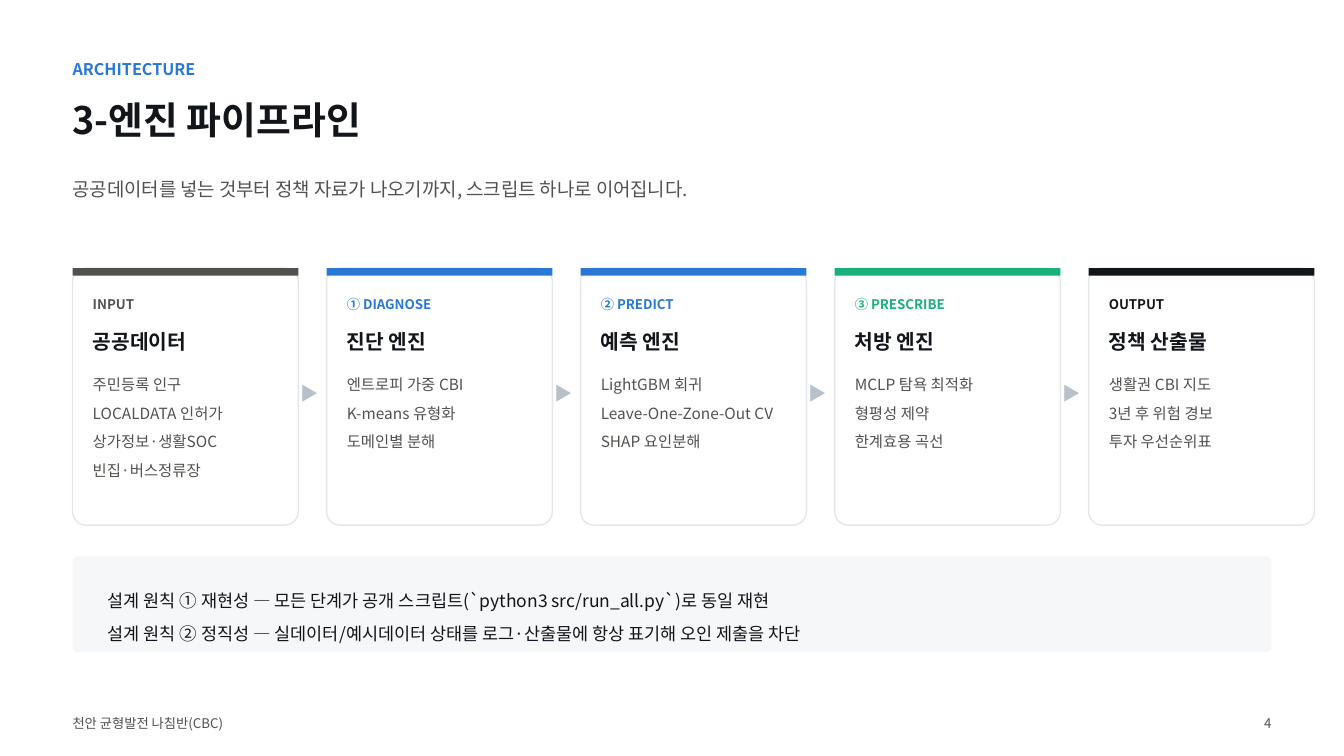
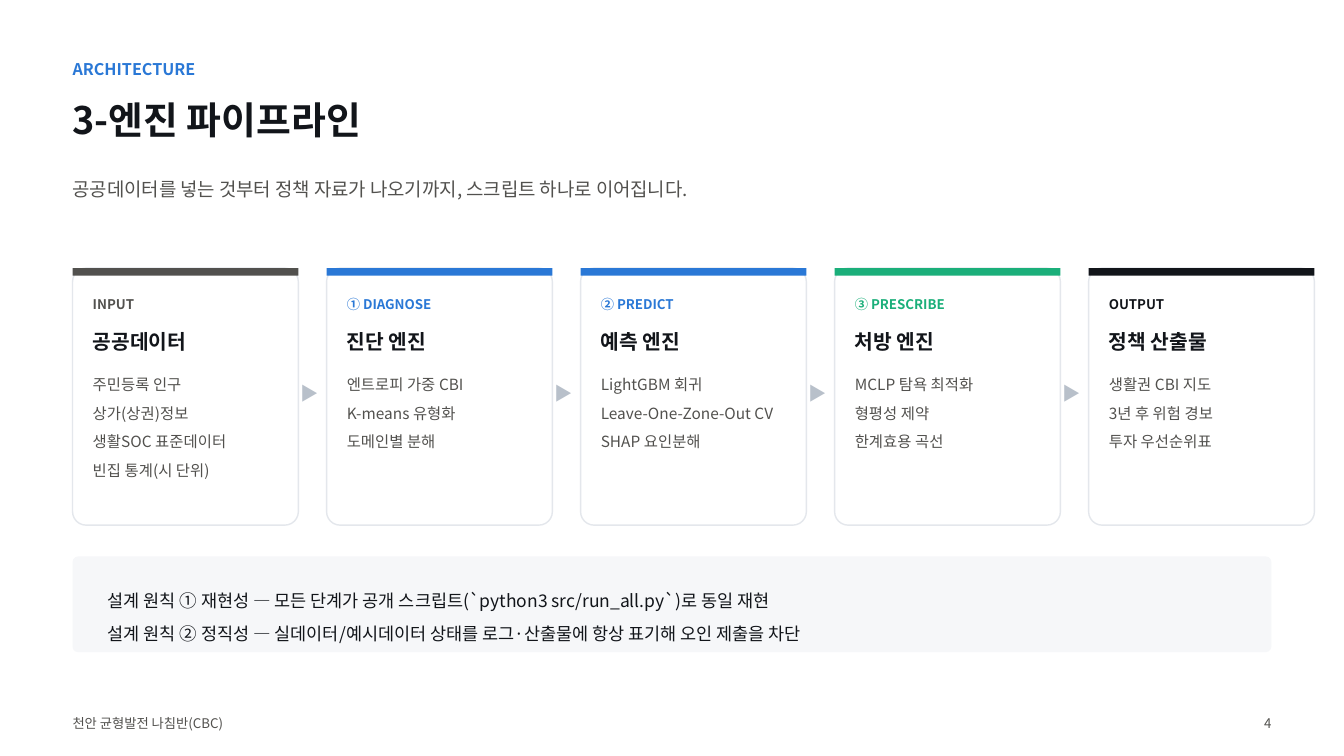
Before and after one commit to BioCode67/2026-AI-, a slide deck: slide 5 of deliverables/기획서_천안균형발전나침반_CBC.pptx. Drawn at 1344x756 pixels with LibreOffice and Linux fonts; fonts in the diff are those of the drawing. Boxes give left, top, right and bottom in pixels: in the first picture for what was removed or moved away, otherwise in the second. Text is boxed around its words. In the diff, an @@ line names an element or a change of style, - is before the commit and + after.

```diff
--- a/deliverables/기획서_천안균형발전나침반_CBC.pptx
+++ b/deliverables/기획서_천안균형발전나침반_CBC.pptx
@@ text at bbox=[93, 406, 226, 479]: text changed @@
-LOCALDATA 인허가
-상가정보·생활SOC
-빈집·버스정류장
+상가(상권)정보
+생활SOC 표준데이터
+빈집 통계(시 단위)
```
Also in this commit, not shown: 4 other slides changed, 11 other files.
